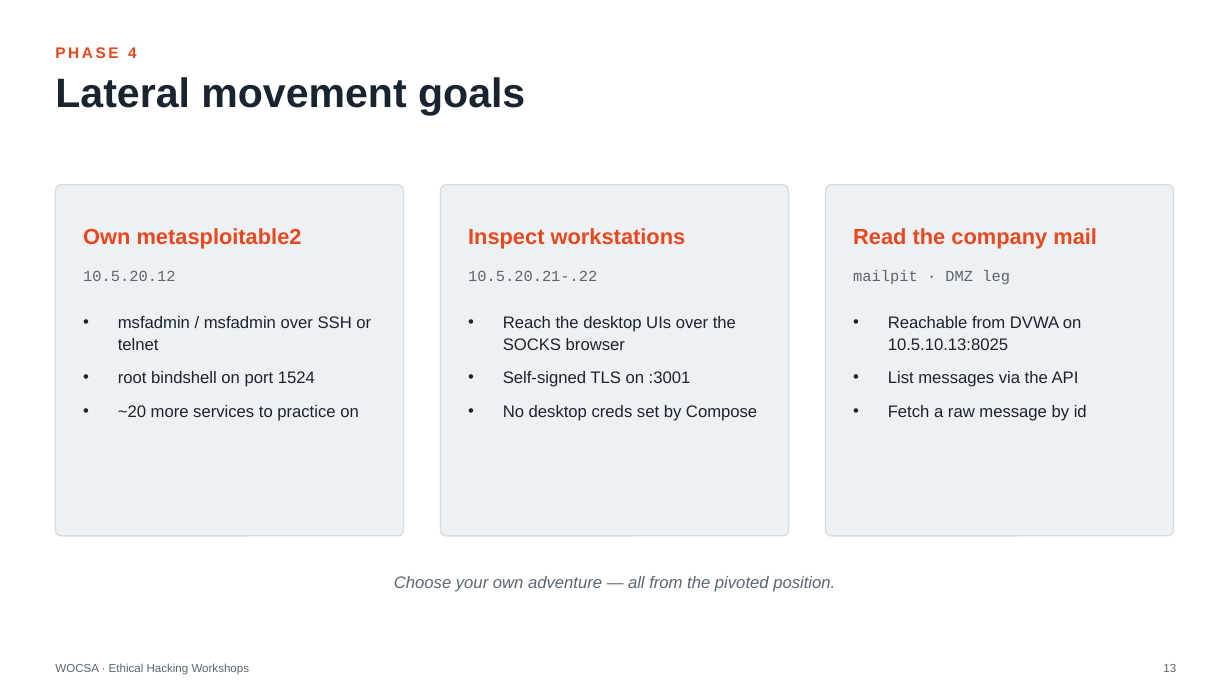
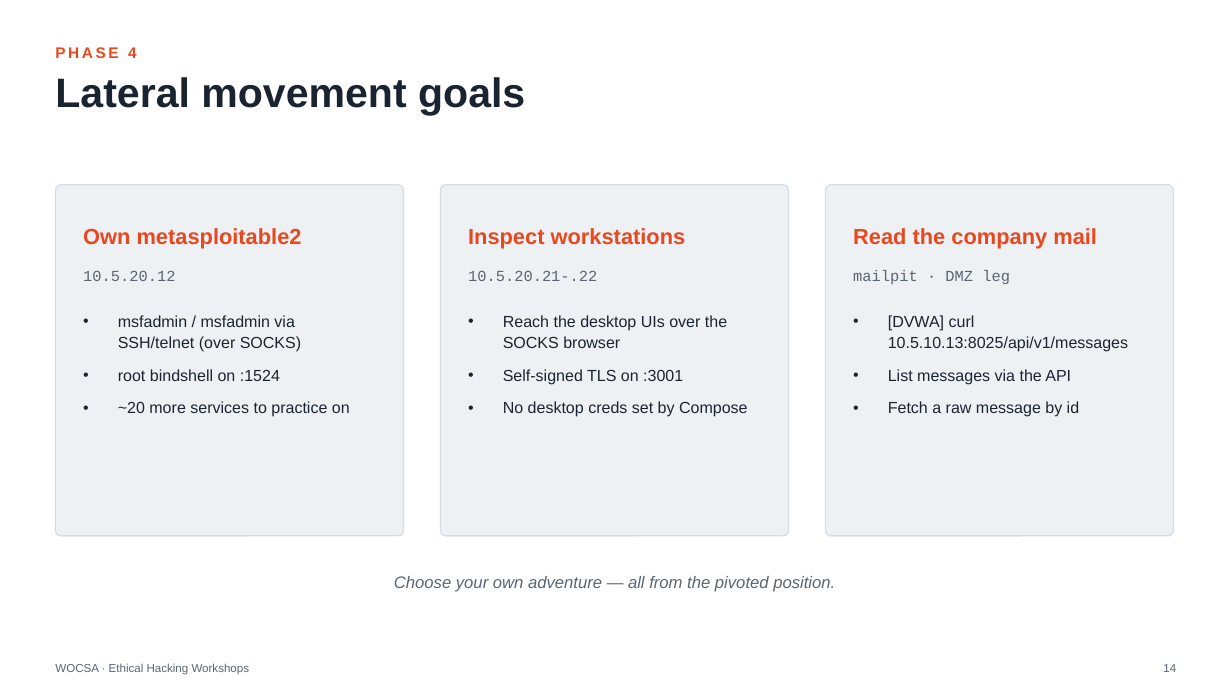
Before and after one commit to wocsa/WOCSA_Ethical_Hacking_Workshop, a slide deck: slide 14 of Network/Pivoting/WOCSA-Diapo_Pivoting_Lateral_Movement.pptx (slide 13 before the commit). Drawn at 1232x693 pixels with LibreOffice and Linux fonts; fonts in the diff are those of the drawing. Boxes give left, top, right and bottom in pixels: in the first picture for what was removed or moved away, otherwise in the second. Text is boxed around its words. In the diff, an @@ line names an element or a change of style, - is before the commit and + after.

```diff
--- a/Network/Pivoting/WOCSA-Diapo_Pivoting_Lateral_Movement.pptx
+++ b/Network/Pivoting/WOCSA-Diapo_Pivoting_Lateral_Movement.pptx
@@ text at [118, 315, 301, 381]: text changed; size 13 to 12.5 pt @@
-• msfadmin / msfadmin over SSH or telnet
-• root bindshell on port 1524
+• msfadmin / msfadmin via SSH/telnet (over SOCKS)
+• root bindshell on :1524
@@ text "Reach the desktop UIs over ..." at [503, 315, 748, 417]: size 13 to 12.5 pt @@
@@ text at [888, 315, 1128, 352]: text changed; size 13 to 12.5 pt @@
-• Reachable from DVWA on 10.5.10.13:8025
+• [DVWA] curl 10.5.10.13:8025/api/v1/messages
@@ text at [888, 369, 1079, 417]: size 13 to 12.5 pt in "List messages via the API", "Fetch a raw message by id" @@
@@ text at [118, 401, 350, 417]: size 13 to 12.5 pt in "~20 more services to practice on" @@
@@ text at [1163, 664, 1176, 672]: text changed @@
-13
+14
```
Also in this commit, not shown: 10 other slides changed, 4 slides added, 3 slides removed.
